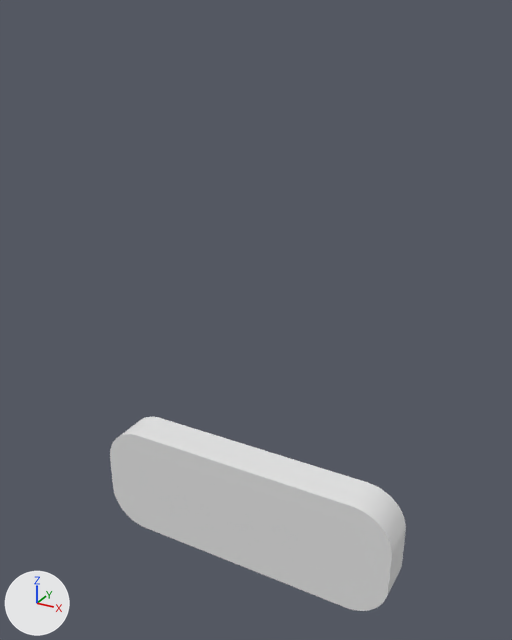
The Blender file Assets/Models/ResultSign.blend, before and after one commit.
Rendered twice from a 50 mm camera at (2.75, -4.81, 5.14) aimed at (0.05, 0.1, 2.68). The lights are fixed; the arrows at lower left show +X, +Y and +Z.

Objects in the first picture: 'ResultSign'.
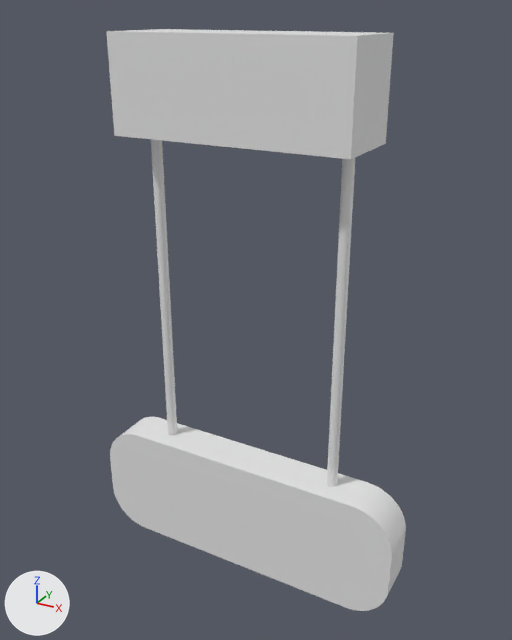
The newer file is also turned or shifted as a whole; pictures and numbers use the older file's frame.

Pixel boxes [x1, y1, x2, y2] of what changed, in the pictures (512 x 640 px):
'Ropes Holder', added
    after: [106, 29, 394, 159]
'Rope 1', added
    after: [327, 158, 355, 487]
'Rope 2', added
    after: [151, 139, 177, 435]

The change, as a list of edits to the scene's bpy script:
```text
Add me_cube:
    me_cube.from_pydata(...)  # a box spanning x -1.0..1.0, y -1.0..1.0, z -1.0..1.0
Add me_plane_001:
    me_plane_001.from_pydata(...)  # 4642 vertices, 4640 faces; spans x -0.05..0.05, y -0.05..0.05, z 0.0..3.85
    me_plane_001.polygons.foreach_set('use_smooth', [True] * 4640)
Add ob_ropes_holder:
    ob_ropes_holder = bpy.data.objects.new('Ropes Holder', me_cube)
    ob_ropes_holder.location = (0.0, 0.02, 4.6)
    ob_ropes_holder.scale = (1.0, 0.346, 0.383)
Add ob_rope_2:
    ob_rope_2 = bpy.data.objects.new('Rope 2', me_plane_001)
    ob_rope_2.location = (-0.85, 0.02, 0.73)
Add ob_rope_1:
    ob_rope_1 = bpy.data.objects.new('Rope 1', me_plane_001.copy())
    ob_rope_1.location = (0.85, 0.02, 0.73)
```
